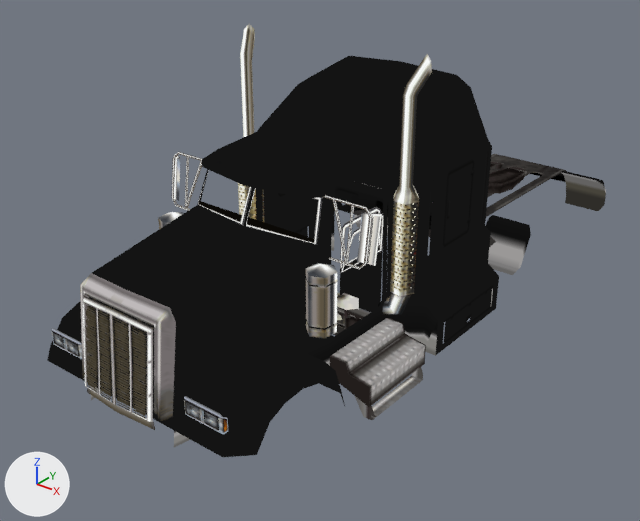
The glTF model site/public/burnout-legends-psp/models/car-HEVY_Car8.glb as it was, and as the next commit left it.
Before and after are seen from a camera (50 mm lens) standing at (5.12, -6.74, 4.61) and looking at (-0.49, 0.27, 0.26). Every picture has the same lights, and +X, +Y and +Z are marked at lower left. The older version comes first. Vertices at exactly the same position are counted once.

Names of what the first picture shows: 'HEVY_Car8'.
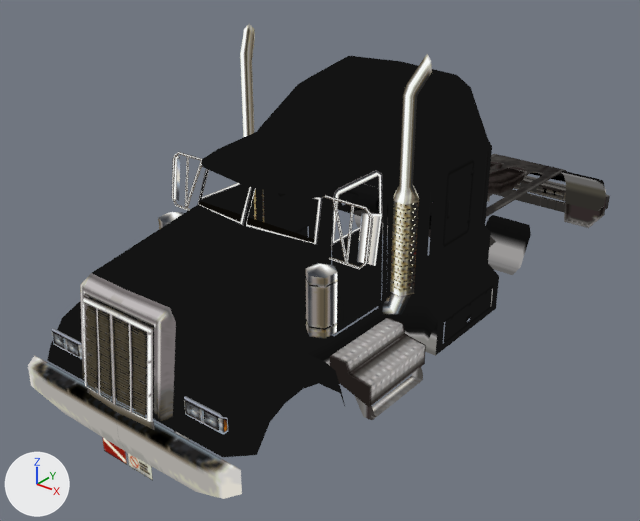
Where the change shows, as pixel boxes [x1, y1, x2, y2] in the pictures (640 x 521 px; the box of a moved part takes in the faces that stretch with it):
'HEVY_Car8', reshaped (10% taller)
    before: [47, 24, 606, 457]
    after: [28, 24, 610, 499]
part 1 of me_hevy_car8, moved or reshaped
    before: [340, 207, 381, 310]
    after: [332, 170, 383, 334]
part 2 of me_hevy_car8, moved or reshaped
    before: [339, 213, 383, 326]
    after: [199, 152, 255, 219]
part 3 of me_hevy_car8, moved or reshaped
    before: [337, 290, 359, 320]
    after: [28, 355, 242, 499]
part 4 of me_hevy_car8, moved or reshaped (not visible before)
    after: [127, 453, 153, 481]
part 5 of me_hevy_car8, moved or reshaped (not visible before)
    after: [102, 437, 127, 465]
part 6 of me_hevy_car8, moved or reshaped (mostly hidden before)
    before: [344, 310, 363, 329]
    after: [564, 197, 607, 228]
part 7 of me_hevy_car8, moved or reshaped (mostly hidden before)
    before: [337, 307, 369, 327]
    after: [514, 176, 610, 210]
part 8 of me_hevy_car8, moved or reshaped (mostly hidden before)
    before: [331, 324, 345, 335]
    after: [494, 189, 565, 213]

The change in detail:
me_hevy_car8 is used by ob_hevy_car8; location (0.0, 0.0, 0.0).
me_hevy_car8 had 873 vertices, 1282 faces and spanned x -2.4..1.32, y -3.06..4.61, z -0.57..2.87.
me_hevy_car8 now has 873 vertices, 1282 faces and spans x -1.32..1.32, y -3.06..4.63, z -0.39..2.87.
me_hevy_car8 part 1: the loose piece of 15 vertices spanning x -0.07..0.0, y 0.0..0.79, z -0.51..0.88 is moved by (0.83, -1.21, 0.96).
me_hevy_car8 part 2: the loose piece of 15 vertices spanning x 0.0..0.05, y 0.0..0.79, z -0.57..0.82 is moved by (-0.82, -1.21, 1.02).
me_hevy_car8 part 3: the loose piece of 18 vertices spanning x -2.4..0.2, y -0.05..0.07, z -0.33..0.09 is moved by (1.1, -3.0, 0.16).
me_hevy_car8 part 4: the loose piece of 4 vertices spanning x -1.08..-0.77, y 0.0, z -0.48..-0.31 is moved by (1.1, -3.0, 0.16).
me_hevy_car8 part 5: the loose piece of 4 vertices spanning x -1.41..-1.1, y 0.0, z -0.48..-0.31 is moved by (1.1, -3.0, 0.16).
me_hevy_car8 part 6: the loose piece of 10 vertices spanning x 0.15..0.71, y -0.11..-0.05, z -0.53..0.0 is moved by (0.44, 4.52, 0.14).
me_hevy_car8 part 7: the loose piece of 12 vertices spanning x -1.57..0.7, y -0.07..0.07, z -0.22..-0.02 is moved by (0.44, 4.52, 0.14).
me_hevy_car8 part 8: the loose piece of 12 vertices spanning x -1.3..0.42, y -0.04..0.02, z -0.4..-0.27 is moved by (0.44, 4.52, 0.14).
Other edits to the shape of me_hevy_car8 do not show in these pictures.
